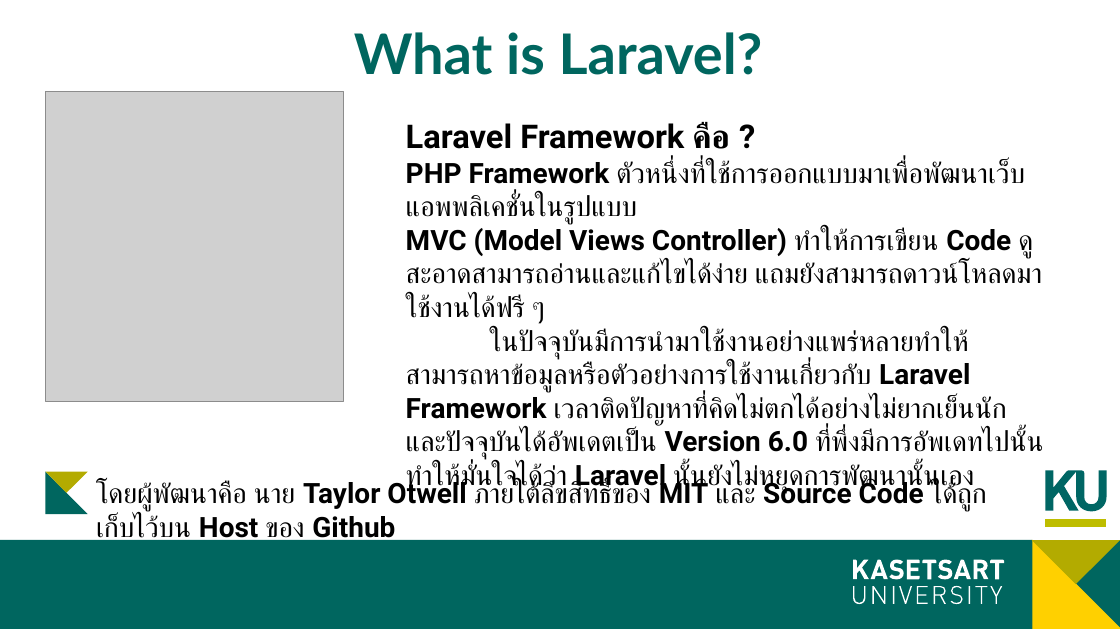
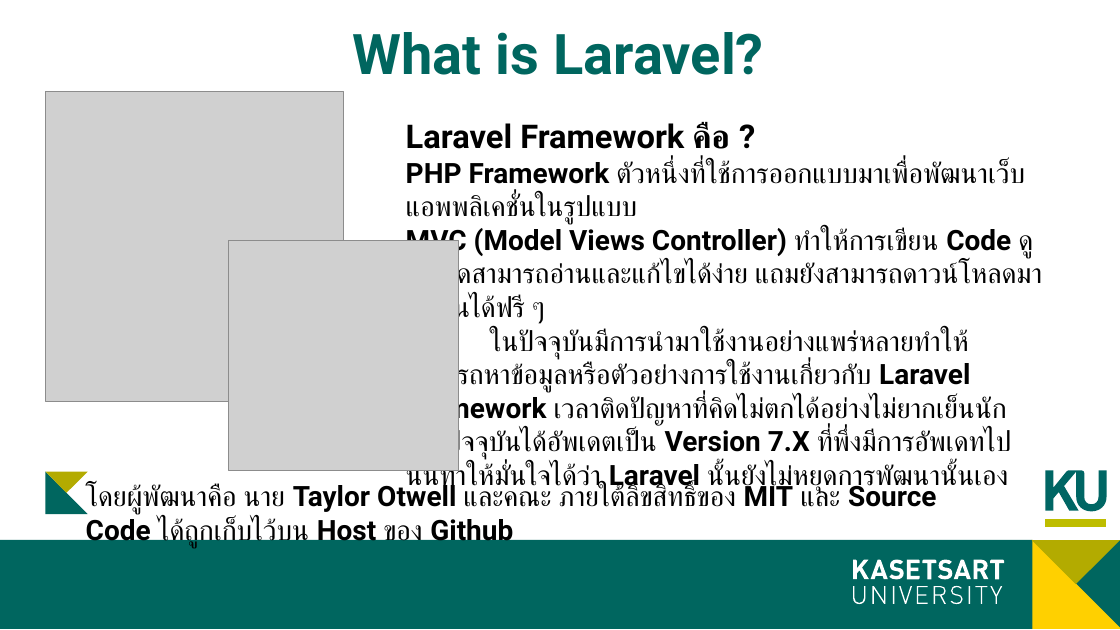
Before and after one commit to Somnuek124/Internship, a slide deck: slide 2 of LARAVEL FRAMEWORK Present.pptx. Drawn at 1120x630 pixels with LibreOffice and Linux fonts; fonts in the diff are those of the drawing; grey boxes stand for pictures. Boxes give left, top, right and bottom in pixels: in the first picture for what was removed or moved away, otherwise in the second. Text is boxed around its words. In the diff, an @@ line names an element or a change of style, - is before the commit and + after.

```diff
--- a/LARAVEL FRAMEWORK Present.pptx
+++ b/LARAVEL FRAMEWORK Present.pptx
@@ title "What is Laravel?" at [353,32,764,75]: font Lato to Roboto @@
@@ picture added at [229,240,459,471] @@
@@ text at [406,329,1011,493]: text changed @@
-ในปัจจุบันมีการนำมาใช้งานอย่างแพร่หลายทำให้สามารถหาข้อมูลหรือตัวอย่างการใช้งานเกี่ยวกับ Laravel Framework เวลาติดปัญหาที่คิดไม่ตกได้อย่างไม่ยากเย็นนักและปัจจุบันได้อัพเดตเป็น Version 6.0 ที่พึ่งมีการอัพเดทไปนั้นทำให้มั่นใจได้ว่า Laravel นั้นยังไม่หยุดการพัฒนานั้นเอง
+ในปัจจุบันมีการนำมาใช้งานอย่างแพร่หลายทำให้สามารถหาข้อมูลหรือตัวอย่างการใช้งานเกี่ยวกับ Laravel Framework เวลาติดปัญหาที่คิดไม่ตกได้อย่างไม่ยากเย็นนักและปัจจุบันได้อัพเดตเป็น Version 7.X ที่พึ่งมีการอัพเดทไปนั้นทำให้มั่นใจได้ว่า Laravel นั้นยังไม่หยุดการพัฒนานั้นเอง
@@ text at [86,480,936,548]: text changed @@
-โดยผู้พัฒนาคือ นาย Taylor Otwell ภายใต้ลิขสิทธิ์ของ MIT และ Source Code ได้ถูกเก็บไว้บน Host ของ Github
+โดยผู้พัฒนาคือ นาย Taylor Otwell และคณะ ภายใต้ลิขสิทธิ์ของ MIT และ Source Code ได้ถูกเก็บไว้บน Host ของ Github
```
Also in this commit, not shown: 20 other slides changed, 2 slides added, 2 other files.
